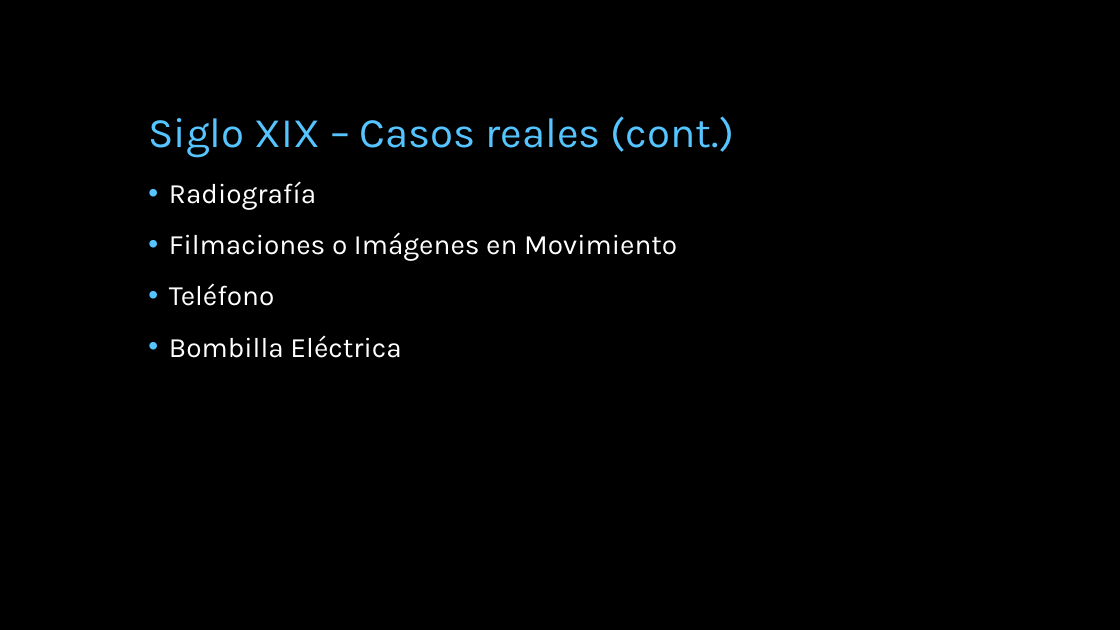
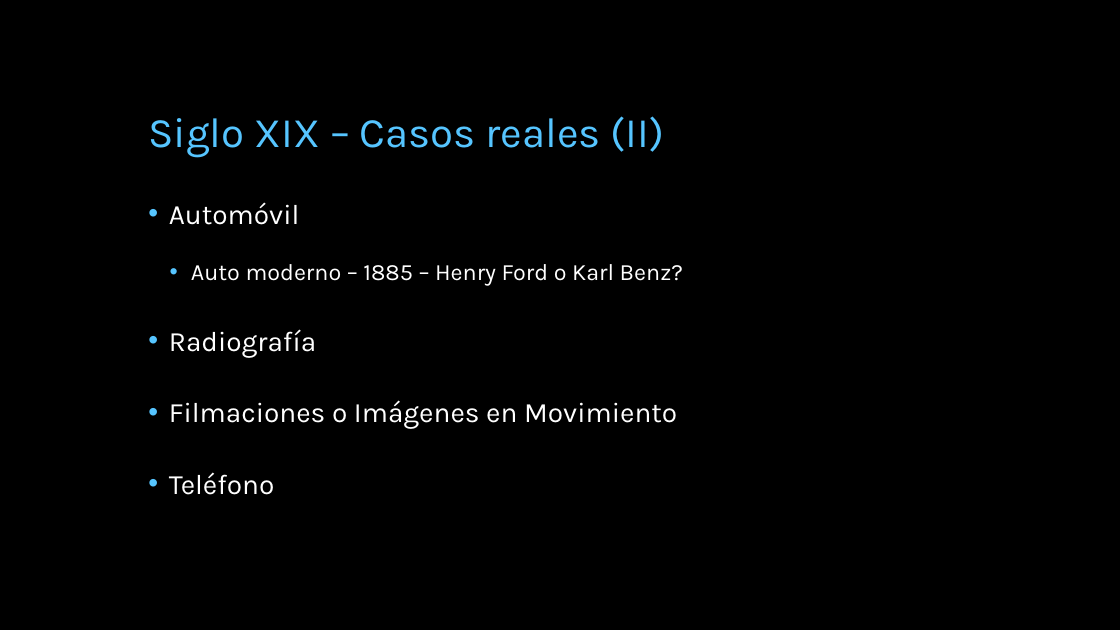
Before and after one commit to miparnisari/implantaciondesistemas, a slide deck: slide 25 of Presentacion/Fuga de Información.pptx (slide 24 before the commit). Drawn at 1120x630 pixels with LibreOffice and Linux fonts; fonts in the diff are those of the drawing; background and template pictures are left out. Boxes give left, top, right and bottom in pixels: in the first picture for what was removed or moved away, otherwise in the second. Text is boxed around its words. In the diff, an @@ line names an element or a change of style, - is before the commit and + after.

Commit message:
ultima modificación a riesgos y casos del siglo xix

```diff
--- a/Presentacion/Fuga de Información.pptx
+++ b/Presentacion/Fuga de Información.pptx
@@ title at [148, 116, 664, 158]: text changed @@
-Siglo XIX – Casos reales (cont.)
+Siglo XIX – Casos reales (II)
@@ text at [169, 202, 683, 286]: paragraphs added @@
+• Automóvil
+  • Auto moderno – 1885 – Henry Ford o Karl Benz?
@@ text at [169, 329, 677, 495]: line spacing 0.9 to 1.5 @@
@@ text at [169, 336, 401, 358]: paragraph removed @@
-• Bombilla Eléctrica
```
Also in this commit, not shown: 2 other slides changed, 2 slides added.
